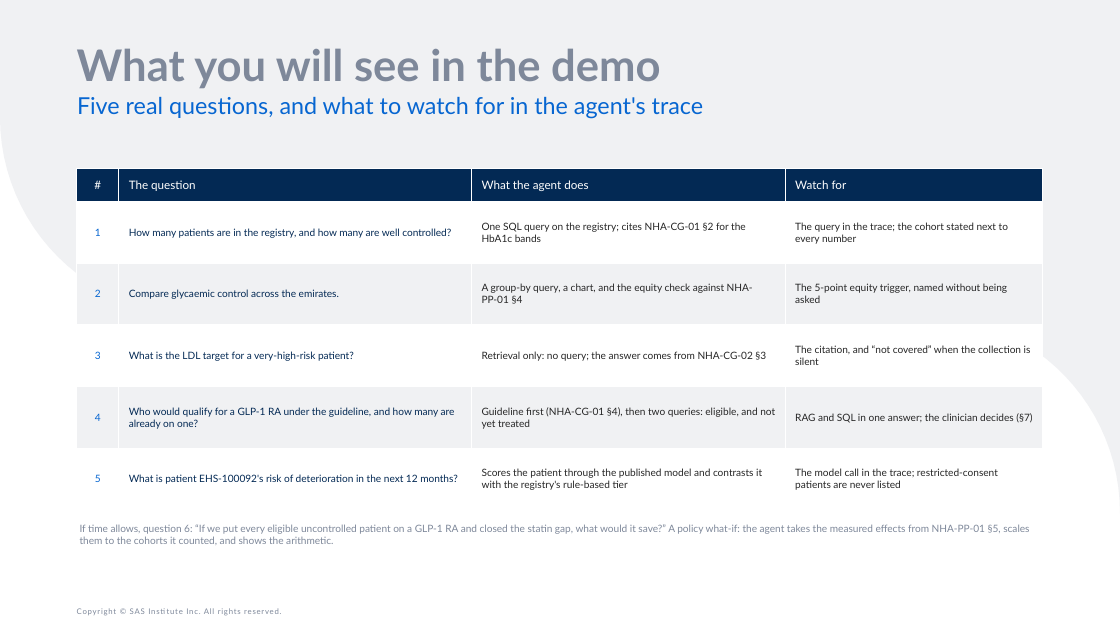
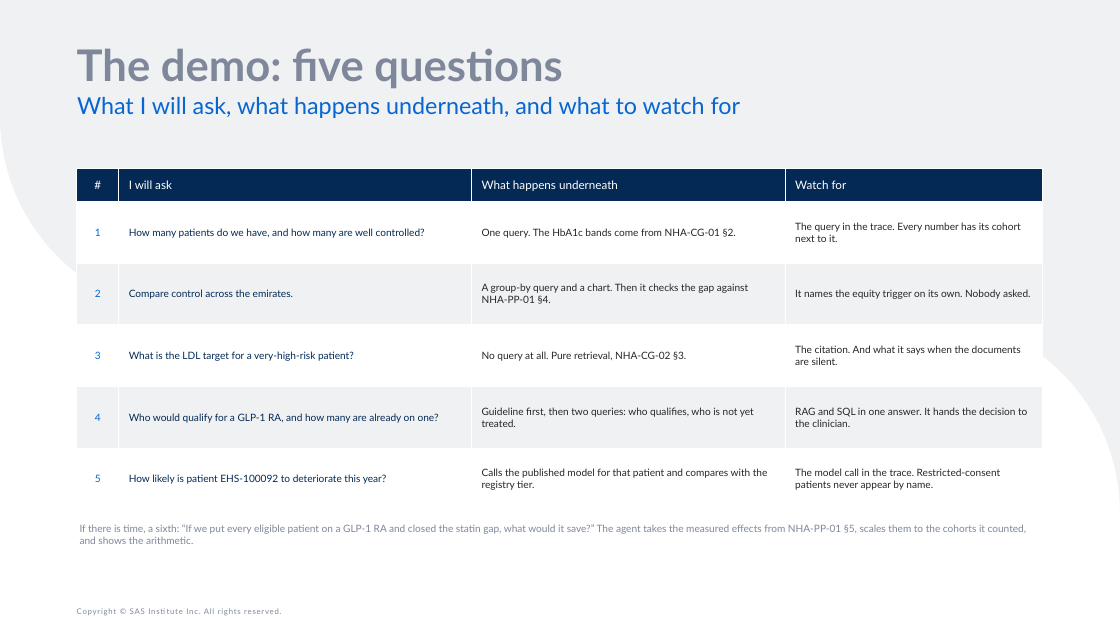
Before and after one commit to raedaldweik/Agentic-Bootcamp, a slide deck: slide 16 of Day1/Agentic_AI_Overview_and_Live_Demo/Agentic_AI_Overview_and_Live_Demo.pptx. Drawn at 1120x630 pixels with LibreOffice and Linux fonts; fonts in the diff are those of the drawing. Boxes give left, top, right and bottom in pixels: in the first picture for what was removed or moved away, otherwise in the second. Text is boxed around its words. In the diff, an @@ line names an element or a change of style, - is before the commit and + after.

```diff
--- a/Day1/Agentic_AI_Overview_and_Live_Demo/Agentic_AI_Overview_and_Live_Demo.pptx
+++ b/Day1/Agentic_AI_Overview_and_Live_Demo/Agentic_AI_Overview_and_Live_Demo.pptx
@@ title at [77, 48, 562, 88]: text changed @@
-What you will see in the demo
+The demo: five questions
@@ text at [77, 96, 741, 118]: text changed @@
-Five real questions, and what to watch for in the agent's trace
+What I will ask, what happens underneath, and what to watch for
@@ table at [77, 168, 1043, 510] @@
-row 1, column 2: The question
+row 1, column 2: I will ask
-row 1, column 3: What the agent does
+row 1, column 3: What happens underneath
-row 2: 1 | How many patients are in the registry, and how many are well controlled? | One SQL query on the registry; cites NHA-CG-01 §2 for the HbA1c bands | The query in the trace; the cohort stated next to every number
+row 2: 1 | How many patients do we have, and how many are well controlled? | One query. The HbA1c bands come from NHA-CG-01 §2. | The query in the trace. Every number has its cohort next to it.
-row 3: 2 | Compare glycaemic control across the emirates. | A group-by query, a chart, and the equity check against NHA-PP-01 §4 | The 5-point equity trigger, named without being asked
+row 3: 2 | Compare control across the emirates. | A group-by query and a chart. Then it checks the gap against NHA-PP-01 §4. | It names the equity trigger on its own. Nobody asked.
-row 4, column 3: Retrieval only: no query; the answer comes from NHA-CG-02 §3
+row 4, column 3: No query at all. Pure retrieval, NHA-CG-02 §3.
-row 4, column 4: The citation, and “not covered” when the collection is silent
+row 4, column 4: The citation. And what it says when the documents are silent.
-row 5: 4 | Who would qualify for a GLP-1 RA under the guideline, and how many are already on one? | Guideline first (NHA-CG-01 §4), then two queries: eligible, and not yet treated | RAG and SQL in one answer; the clinician decides (§7)
+row 5: 4 | Who would qualify for a GLP-1 RA, and how many are already on one? | Guideline first, then two queries: who qualifies, who is not yet treated. | RAG and SQL in one answer. It hands the decision to the clinician.
-row 6: 5 | What is patient EHS-100092's risk of deterioration in the next 12 months? | Scores the patient through the published model and contrasts it with the registry's rule-based tier | The model call in the trace; restricted-consent patients are never listed
+row 6: 5 | How likely is patient EHS-100092 to deteriorate this year? | Calls the published model for that patient and compares with the registry tier. | The model call in the trace. Restricted-consent patients never appear by name.
@@ text at [80, 524, 1026, 544]: text changed @@
-If time allows, question 6: “If we put every eligible uncontrolled patient on a GLP-1 RA and closed the statin gap, what would it save?” A policy what-if: the agent takes the measured effects from NHA-PP-01 §5, scales them to the cohorts it counted, and shows the arithmetic.
+If there is time, a sixth: “If we put every eligible patient on a GLP-1 RA and closed the statin gap, what would it save?” The agent takes the measured effects from NHA-PP-01 §5, scales them to the cohorts it counted, and shows the arithmetic.
```
Also in this commit, not shown: 21 other slides changed, 2 other files.
